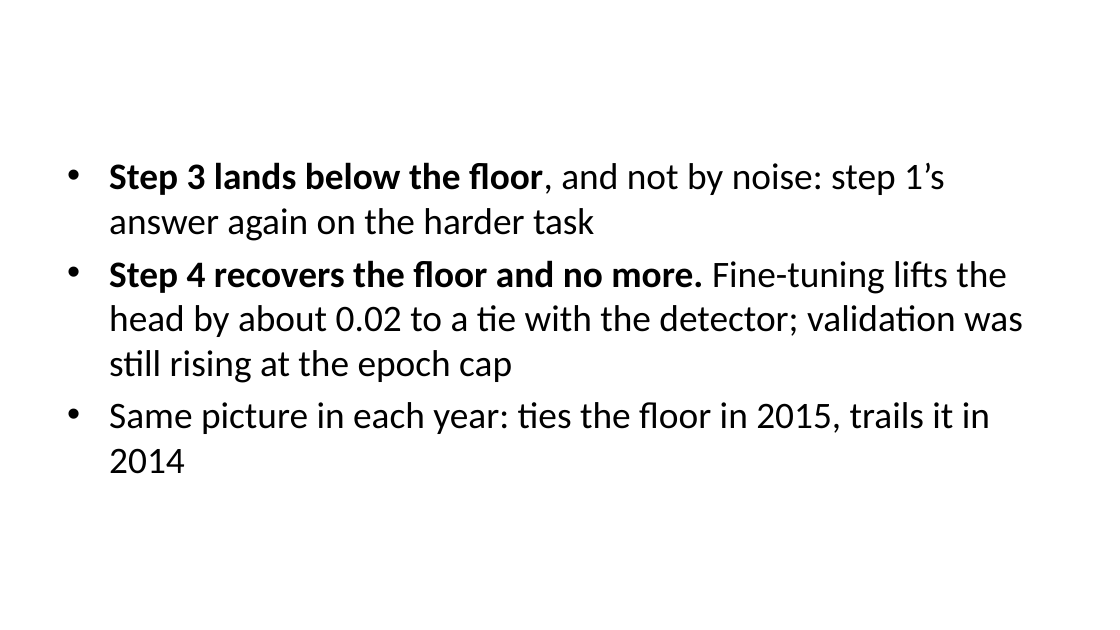
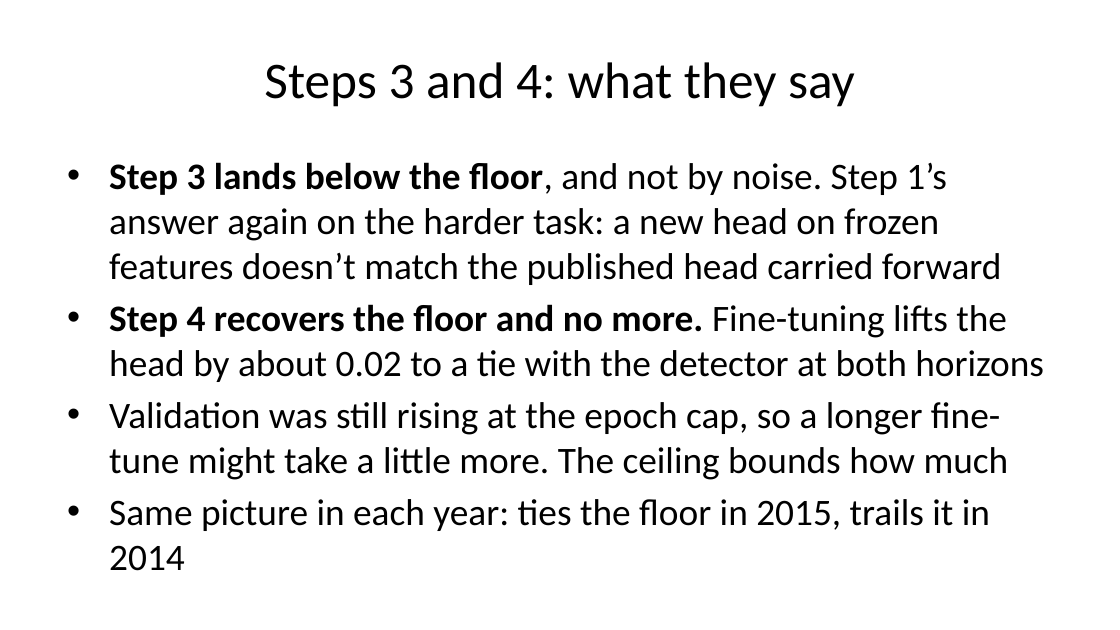
Before and after one commit to jakeryderv/tornado-onset, a slide deck: slide 15 of slides.pptx (slide 14 before the commit). Drawn at 1120x630 pixels with LibreOffice and Linux fonts; fonts in the diff are those of the drawing. Boxes give left, top, right and bottom in pixels: in the first picture for what was removed or moved away, otherwise in the second. Text is boxed around its words. In the diff, an @@ line names an element or a change of style, - is before the commit and + after.

```diff
--- a/slides.pptx
+++ b/slides.pptx
@@ title added at [264,62,855,107], 33 pt, text #000000 @@
+Steps 3 and 4: what they say
@@ text at [109,162,1044,480]: text changed @@
-• Step 3 lands below the floor, and not by noise: step 1’s answer again on the harder task
-• Step 4 recovers the floor and no more. Fine-tuning lifts the head by about 0.02 to a tie with the detector; validation was still rising at the epoch cap
+• Step 3 lands below the floor, and not by noise. Step 1’s answer again on the harder task: a new head on frozen features doesn’t match the published head carried forward
+• Step 4 recovers the floor and no more. Fine-tuning lifts the head by about 0.02 to a tie with the detector at both horizons
+• Validation was still rising at the epoch cap, so a longer fine-tune might take a little more. The ceiling bounds how much
```
Also in this commit, not shown: 11 other slides changed, 2 slides added, 1 other file.
